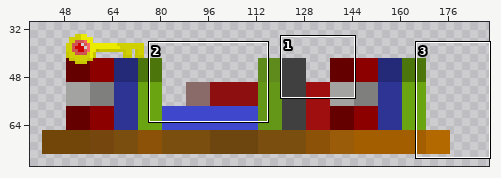
Sprite sheet: Tower of Magic/Asseturi/Spriteuri/7upuri/obiecte/Background/Wallshelf/cadere/cadere1.png. The picture above shows the old version from afar; the outline marks the close-up.
Close-up. Before:
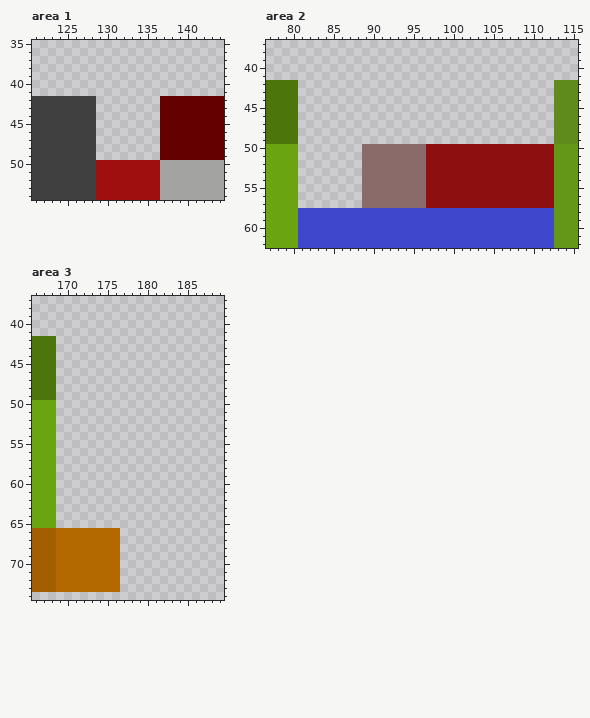
The file is 248x130 pixels. Colours within 5 levels of each other are drawn and written as one. Shown: area 1: x 121..144, y 35..54; area 2: x 77..115, y 37..62; area 3: x 166..189, y 37..74. The wide view leaves out empty margins. The commit also changed other parts of the picture, which this record leaves out.
After the commit:
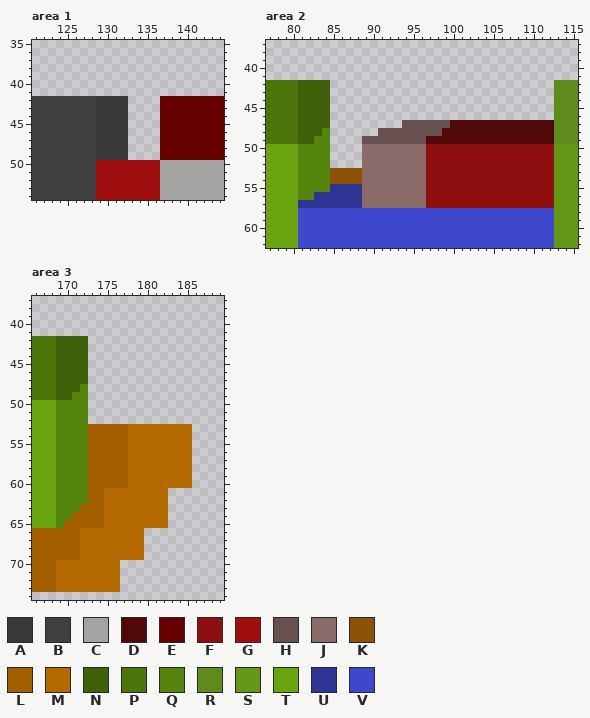
Palette (. is transparent): A #383838  B #404040  C #a3a4a1  D #510808  E #650000  F #8e0f0f  G #9f0f0f  H #685050  J #8b6a6a  K #8b5208  L #a35e00  M #b46800  N #3d6009  P #4c760c  Q #56850d  R #5f8a1c  S #649617  T #6aa411  U #2d3494  V #3f48cd
Diff:
{"where": "area 1"}
{"y":42,"x":129,"old":"....","new":"AAAA"}
{"y":43,"x":129,"old":"....","new":"AAAA"}
{"y":44,"x":129,"old":"....","new":"AAAA"}
{"y":45,"x":129,"old":"....","new":"AAAA"}
{"y":46,"x":129,"old":"....","new":"AAAA"}
{"y":47,"x":129,"old":"....","new":"AAAA"}
{"y":48,"x":129,"old":"....","new":"AAAA"}
{"y":49,"x":129,"old":"....","new":"AAAA"}
{"where": "area 2"}
{"y":42,"x":81,"old":"....","new":"NNNN"}
{"y":43,"x":81,"old":"....","new":"NNNN"}
{"y":44,"x":81,"old":"....","new":"NNNN"}
{"y":45,"x":81,"old":"....","new":"NNNN"}
{"y":46,"x":81,"old":"....","new":"NNNN"}
{"y":47,"x":81,"old":"....","new":"NNNN"}
{"y":47,"x":94,"old":"...................","new":"HHHHHHDDDDDDDDDDDDD"}
{"y":48,"x":81,"old":"....","new":"NNNQ"}
{"y":48,"x":91,"old":"......................","new":"HHHHHHHHDDDDDDDDDDDDDD"}
{"y":49,"x":81,"old":"....","new":"NNQQ"}
{"y":49,"x":89,"old":"........................","new":"HHHHHHHHDDDDDDDDDDDDDDDD"}
{"y":50,"x":81,"old":"....","new":"QQQQ"}
{"y":51,"x":81,"old":"....","new":"QQQQ"}
{"y":52,"x":81,"old":"....","new":"QQQQ"}
{"y":53,"x":81,"old":"........","new":"QQQQKKKK"}
{"y":54,"x":81,"old":"........","new":"QQQQKKKK"}
{"y":55,"x":81,"old":"........","new":"QQQQUUUU"}
{"y":56,"x":81,"old":"........","new":"QQUUUUUU"}
{"y":57,"x":81,"old":"........","new":"UUUUUUUU"}
{"where": "area 3"}
{"y":42,"x":169,"old":"....","new":"NNNN"}
{"y":43,"x":169,"old":"....","new":"NNNN"}
{"y":44,"x":169,"old":"....","new":"NNNN"}
{"y":45,"x":169,"old":"....","new":"NNNN"}
{"y":46,"x":169,"old":"....","new":"NNNN"}
{"y":47,"x":169,"old":"....","new":"NNNN"}
{"y":48,"x":169,"old":"....","new":"NNNQ"}
{"y":49,"x":169,"old":"....","new":"NNQQ"}
{"y":50,"x":169,"old":"....","new":"QQQQ"}
{"y":51,"x":169,"old":"....","new":"QQQQ"}
{"y":52,"x":169,"old":"....","new":"QQQQ"}
{"y":53,"x":169,"old":".................","new":"QQQQLLLLLMMMMMMMM"}
{"y":54,"x":169,"old":".................","new":"QQQQLLLLLMMMMMMMM"}
{"y":55,"x":169,"old":".................","new":"QQQQLLLLLMMMMMMMM"}
{"y":56,"x":169,"old":".................","new":"QQQQLLLLLMMMMMMMM"}
{"y":57,"x":169,"old":".................","new":"QQQQLLLLLMMMMMMMM"}
{"y":58,"x":169,"old":".................","new":"QQQQLLLLLMMMMMMMM"}
{"y":59,"x":169,"old":".................","new":"QQQQLLLLLMMMMMMMM"}
{"y":60,"x":169,"old":".................","new":"QQQQLLLLLMMMMMMMM"}
{"y":61,"x":169,"old":"..............","new":"QQQQLLMMMMMMMM"}
{"y":62,"x":169,"old":"..............","new":"QQQQLLMMMMMMMM"}
{"y":63,"x":169,"old":"..............","new":"QQQLLLMMMMMMMM"}
{"y":64,"x":169,"old":"..............","new":"QQLLLLMMMMMMMM"}
{"y":65,"x":169,"old":"..............","new":"QLLLLLMMMMMMMM"}
{"y":66,"x":169,"old":"MMM","new":"LLL"}
{"y":66,"x":177,"old":"...","new":"MMM"}
{"y":67,"x":169,"old":"MMM","new":"LLL"}
{"y":67,"x":177,"old":"...","new":"MMM"}
{"y":68,"x":169,"old":"MMM","new":"LLL"}
{"y":68,"x":177,"old":"...","new":"MMM"}
{"y":69,"x":169,"old":"MMM","new":"LLL"}
{"y":69,"x":177,"old":"...","new":"MMM"}
{"label":"added","picture_box":[96,96,128,160]}
{"label":"added","picture_box":[298,80,554,208]}
{"label":"changed","picture_box":[56,336,192,560]}
